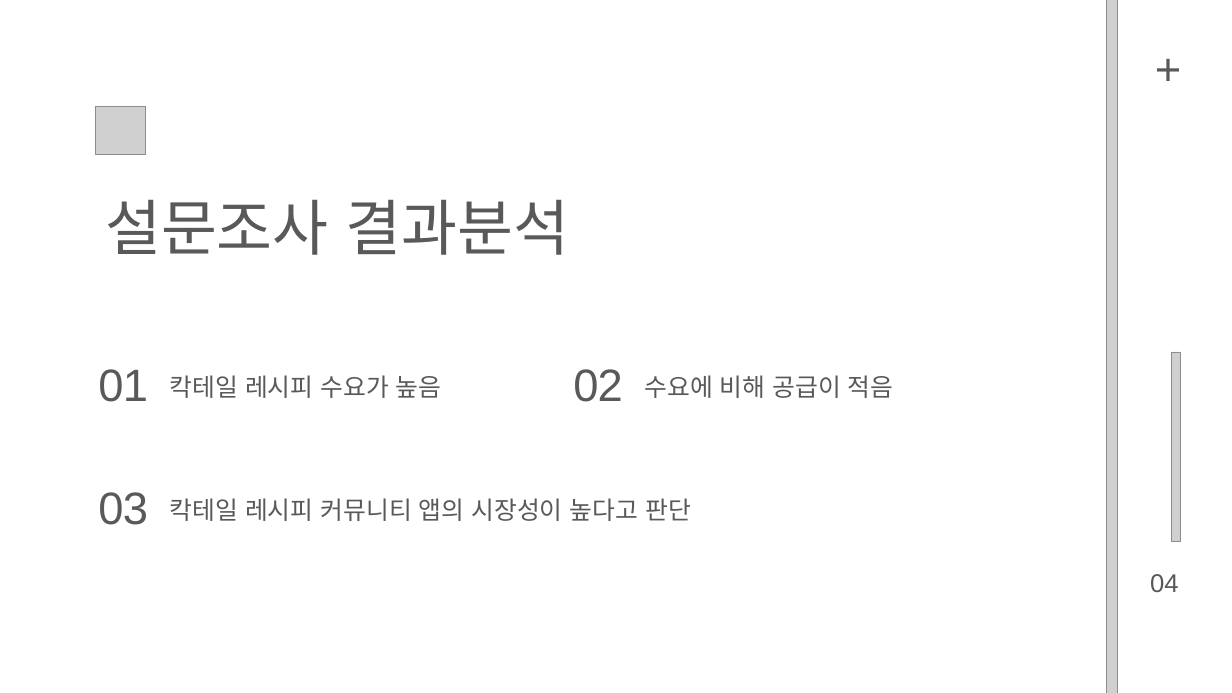
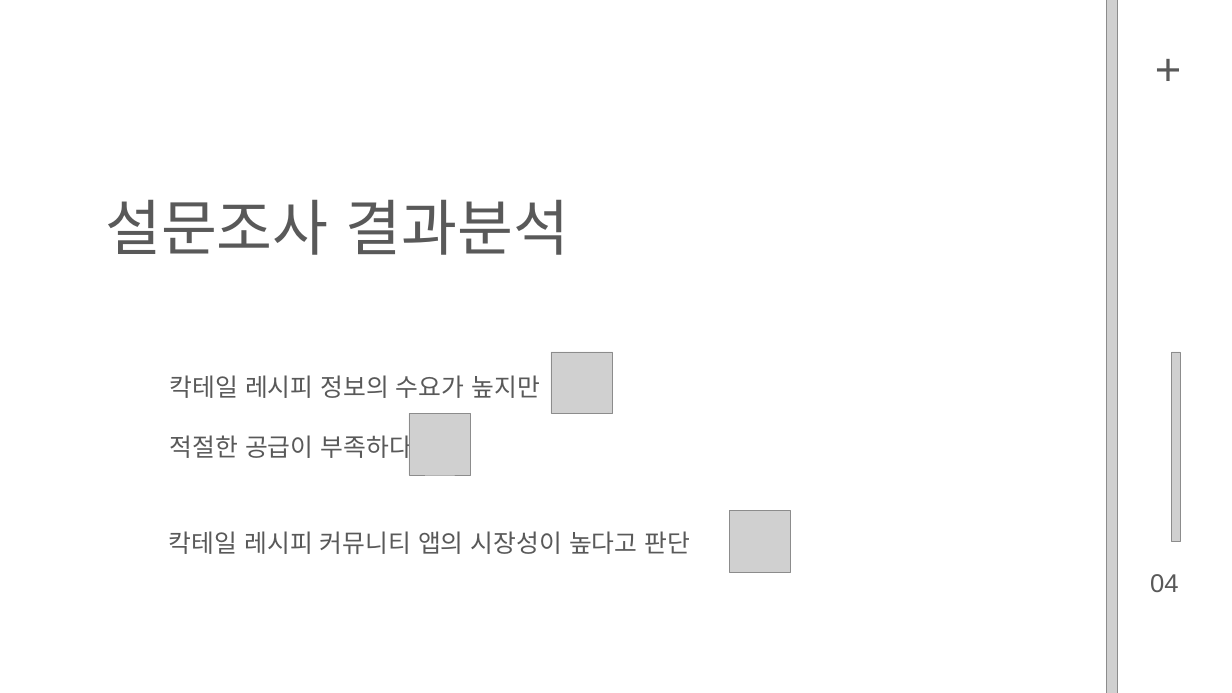
Before and after one commit to byungmeo/CockFit, a slide deck: slide 10 of Documents/방구석낭만_ppt위진영.pptx. Drawn at 1232x693 pixels with LibreOffice and Linux fonts; fonts in the diff are those of the drawing; grey boxes stand for pictures. Boxes give left, top, right and bottom in pixels: in the first picture for what was removed or moved away, otherwise in the second. Text is boxed around its words. In the diff, an @@ line names an element or a change of style, - is before the commit and + after.

```diff
--- a/Documents/방구석낭만_ppt위진영.pptx
+++ b/Documents/방구석낭만_ppt위진영.pptx
@@ picture removed at box(95, 107, 145, 154) @@
@@ picture added at box(551, 352, 612, 413) @@
@@ text removed at box(98, 369, 148, 402) @@
-01
@@ text at box(170, 375, 539, 462): text changed @@
-칵테일 레시피 수요가 높음
+칵테일 레시피 정보의 수요가 높지만
+적절한 공급이 부족하다
@@ text removed at box(573, 369, 623, 402) @@
-02
@@ text removed at box(644, 375, 894, 398) @@
-수요에 비해 공급이 적음
@@ picture added at box(409, 413, 471, 475) @@
@@ text removed at box(98, 492, 148, 525) @@
-03
@@ text "칵테일 레시피 커뮤니티 앱의 시장성이 ...": place and size @@
-text "칵테일 레시피 커뮤니티 앱의 시장성이 ..." at box(170, 498, 691, 521)
+text "칵테일 레시피 커뮤니티 앱의 시장성이 ..." at box(169, 531, 690, 554)
@@ picture added at box(729, 511, 791, 572) @@
```
Also in this commit, not shown: 8 other slides changed, 4 other files.
